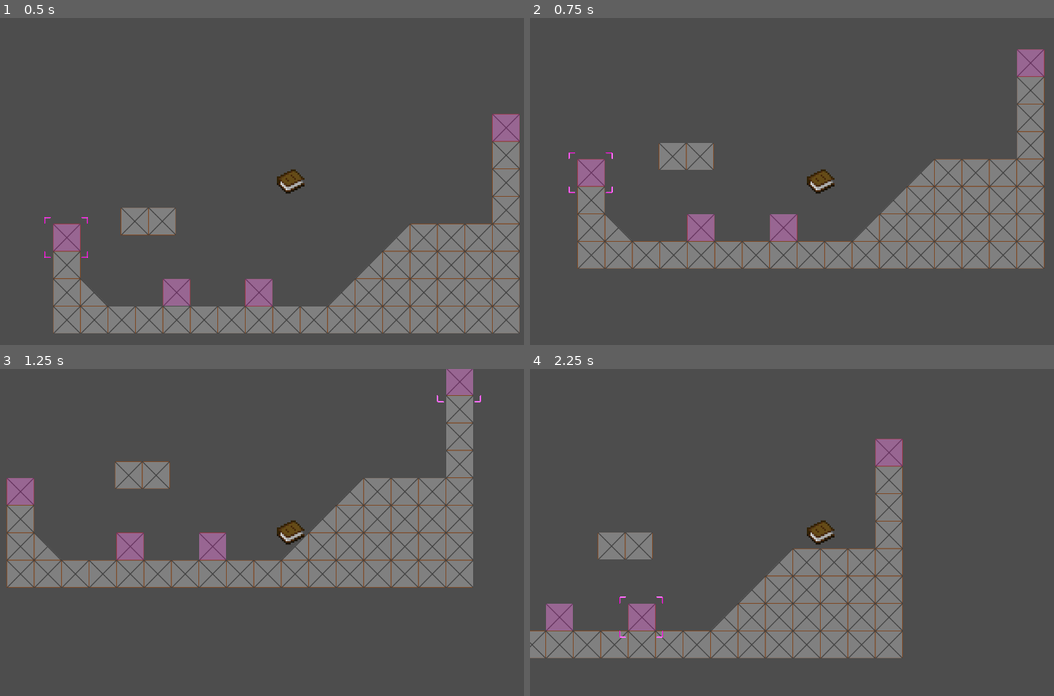
Above: before the commit, frames 1-4 (two rows, left to right).
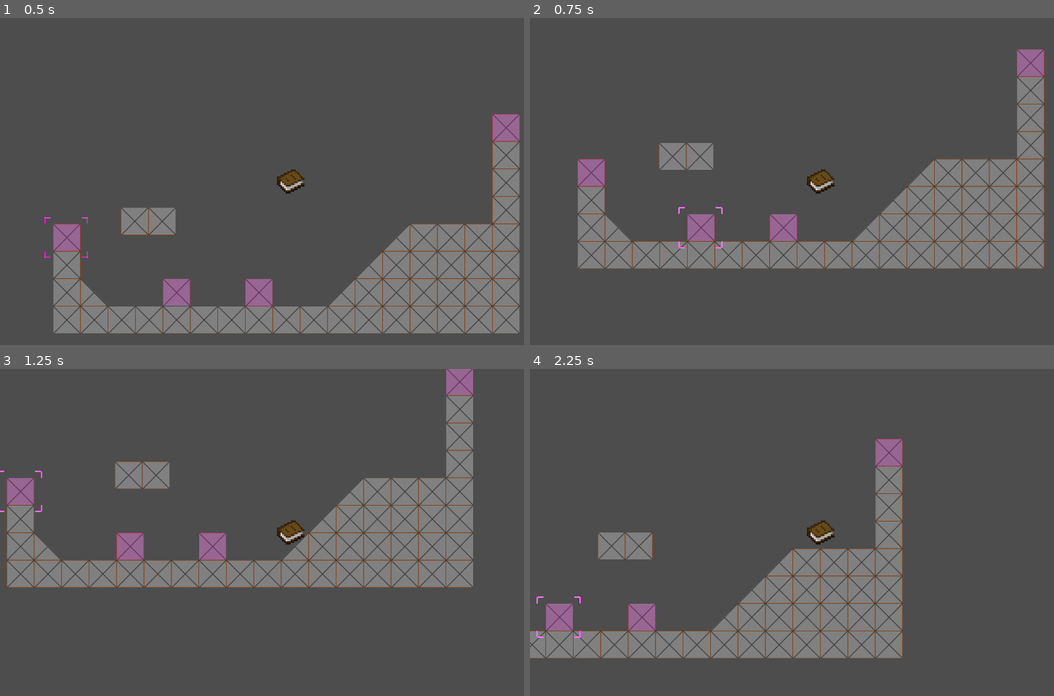
Above: after the commit, the same moments.

Repository: Arti-Dev/LucidNightmaresDemo
Game: Godot game, scene res://scenes/level.tscn
The game is run twice, just before and just after one commit, with the same random seed, the same clock (stepped at 60 frames per second) and the same inputs.
Inputs:
- Up to frame 1 (0.5 s): no input
- Up to frame 2 (0.75 s): hold D (PlayerRight) from 0.53 s (still down); tap Q (Q, bound only after the commit) at 0.6 s
- Up to frame 3 (1.25 s): keep holding D (PlayerRight); tap Space (PlayerJump) at 0.77 s; tap Tab (Tab) at 0.8 s
- Up to frame 4 (2.25 s): tap Tab (Tab) at 1.35 s; tap Space (PlayerJump) at 1.52 s; tap Q (Q, bound only after the commit) at 1.55, 2.1 s; release D (PlayerRight) at 2.03 s; hold A (PlayerLeft) from 2.03 s (still down)

Frame 1 is identical in both runs. In frame 2, less than 0.1% of the frame differs, in the area x 7-37%, y 41-71%; in frame 3, less than 0.1%; in frame 4, less than 0.1%, in the area x 1-26%, y 69-83%.

Commit message:
Make Q keybind actually work

Diff:
--- a/project.godot
+++ b/project.godot
@@ -63,7 +63,8 @@
 }
 Q={
 "deadzone": 0.5,
-"events": []
+"events": [Object(InputEventKey,"resource_local_to_scene":false,"resource_name":"","device":-1,"window_id":0,"alt_pressed":false,"shift_pressed":false,"ctrl_pressed":false,"meta_pressed":false,"pressed":false,"keycode":0,"physical_keycode":81,"key_label":0,"unicode":113,"location":0,"echo":false,"script":null)
+]
 }
 
 [layer_names]
--- a/scripts/telekinetic_selector.gd
+++ b/scripts/telekinetic_selector.gd
@@ -34,7 +34,7 @@
 		removeBody(body)
 
 func cycleQueue(backwards: bool):
-	if queue.size() <= 1: return
+	if queue.size() == 0: return
 
 	queue.sort_custom(sortByXGlobalPosition)
 
